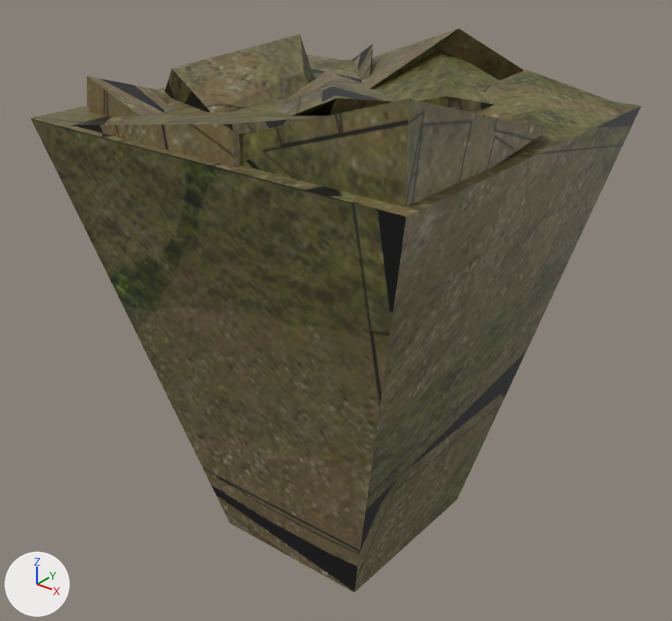
The Blender file Assets/BlenderSourceFiles/Cube_d4.blend as it was, and as the next commit left it.
Before and after are seen from a 50 mm lens placed at (16.2, -20.6, 7.5), pointed at (-0.2, -0.2, -5.2). Every picture has the same lights, and +X, +Y and +Z are marked at lower left.

Names of what the first picture shows: 'Island2'.
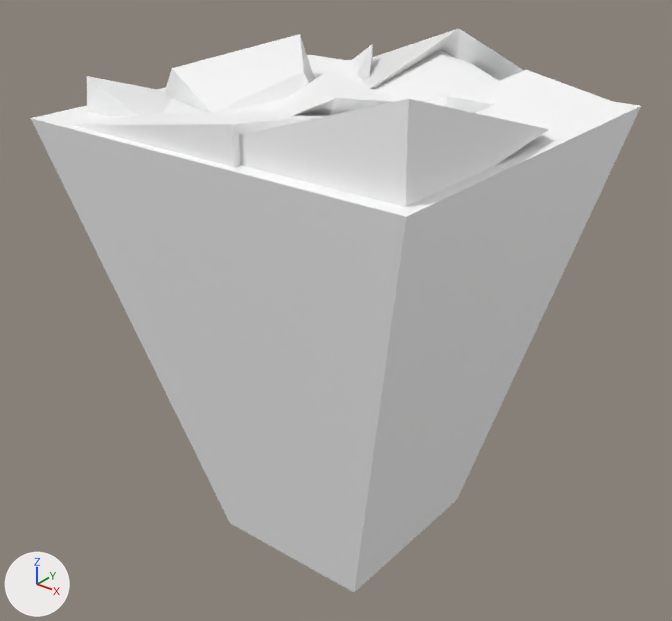
Pixel boxes (x1, y1, x2, y2) of what changed, in the pictures (672 x 621 px):
'Island2', surface changed (brown to grey)
    both: (31, 28, 641, 592)

Edits to the bpy script that builds the scene:
```text
Change mat_island_2_textuer:
    where n0 = _N.new('ShaderNodeBsdfPrincipled'); n0.name = 'Principled BSDF'
    add n0.inputs[0].default_value = (1.0, 1.0, 1.0, 1.0)  # 'Base Color', white #ffffff
    remove n2 = _N.new('ShaderNodeTexImage'); n2.name = 'Image Texture'
    remove n2.image = img_diffusecolor_texture_005
    remove n3 = _N.new('ShaderNodeTexImage'); n3.name = 'Image Texture.001'
    remove n3.image = img_diffusecolor_texture_006
    remove _L.new(n2.outputs[0], n0.inputs[0])  # 'Color' to 'Base Color'
    remove _L.new(n3.outputs[1], n0.inputs[4])  # 'Alpha' to 'Alpha'
```
